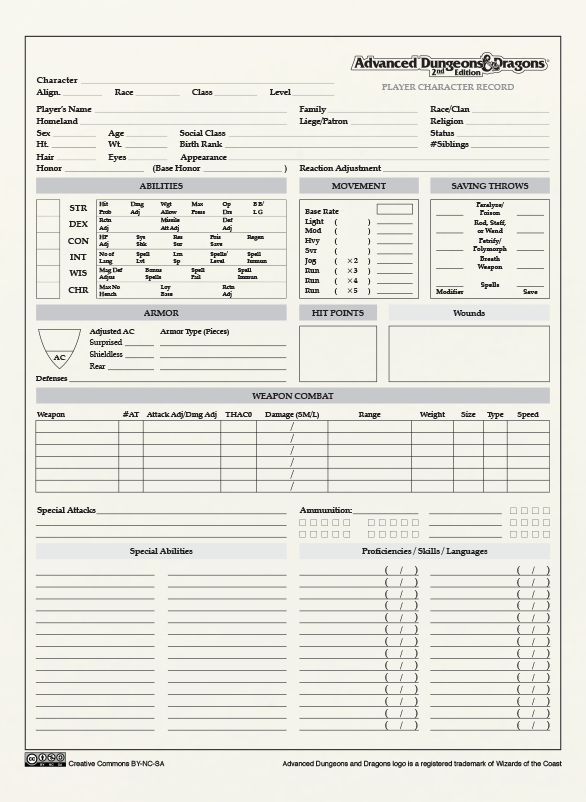
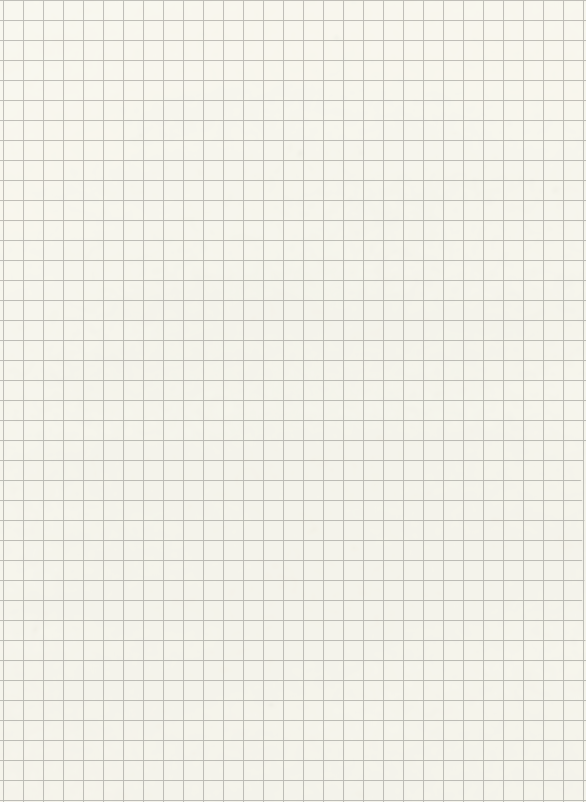
Before/after of a 586px x 802px layered artwork. What changed in the layer stack:
hid "AD&D 2nd Edition Character Sheet" (2nd of 2) over [24, 35, 562, 768]
added layer "Layer 1" (23%) above "Layer 0" over [0, 0, 586, 802]
